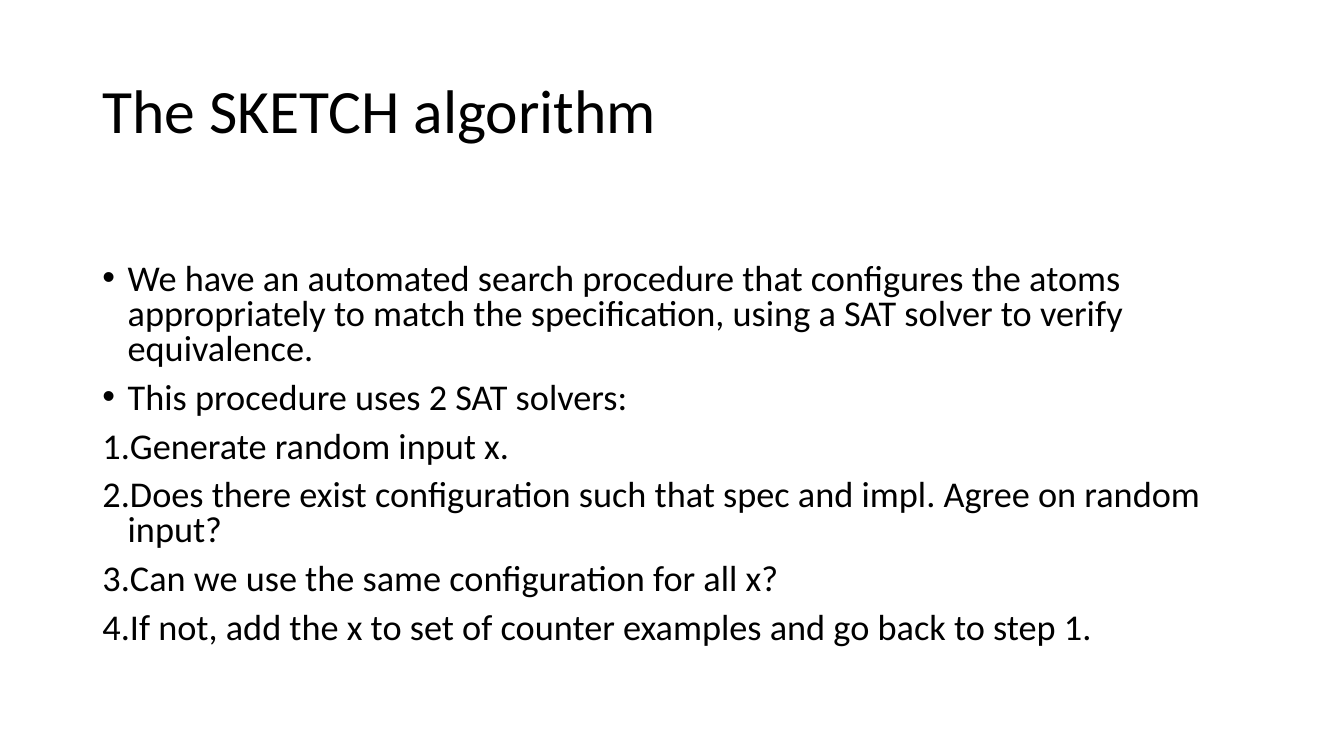
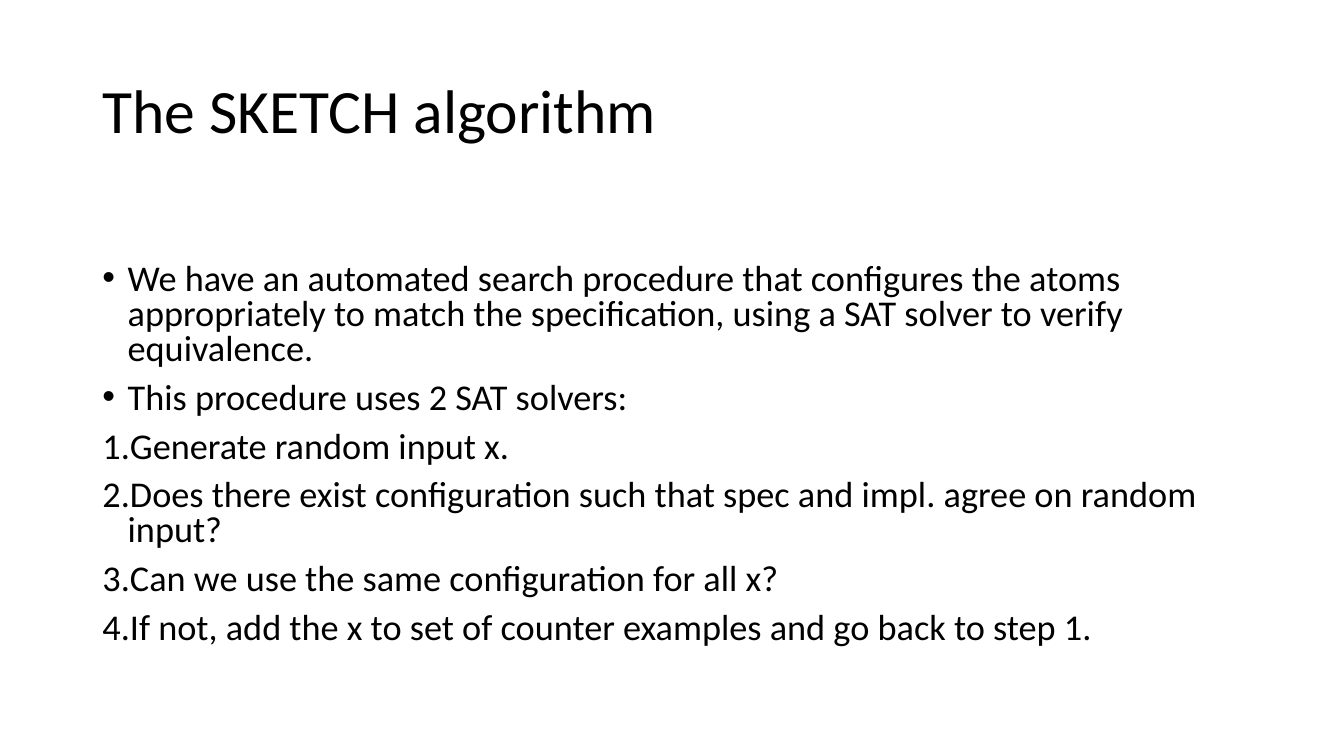
Before and after one commit to anirudhSK/pifo-domino-marple-ppts, a slide deck: slide 50 of domino_pifo.pptx. Drawn at 1344x756 pixels with LibreOffice and Linux fonts; fonts in the diff are those of the drawing. Boxes give left, top, right and bottom in pixels: in the first picture for what was removed or moved away, otherwise in the second. Text is boxed around its words. In the diff, an @@ line names an element or a change of style, - is before the commit and + after.

Commit message:
Typo in backup slide

```diff
--- a/domino_pifo.pptx
+++ b/domino_pifo.pptx
@@ text at [102, 481, 1196, 548]: text changed @@
-2. Does there exist configuration such that spec and impl. Agree on random input?
+2. Does there exist configuration such that spec and impl. agree on random input?
```
